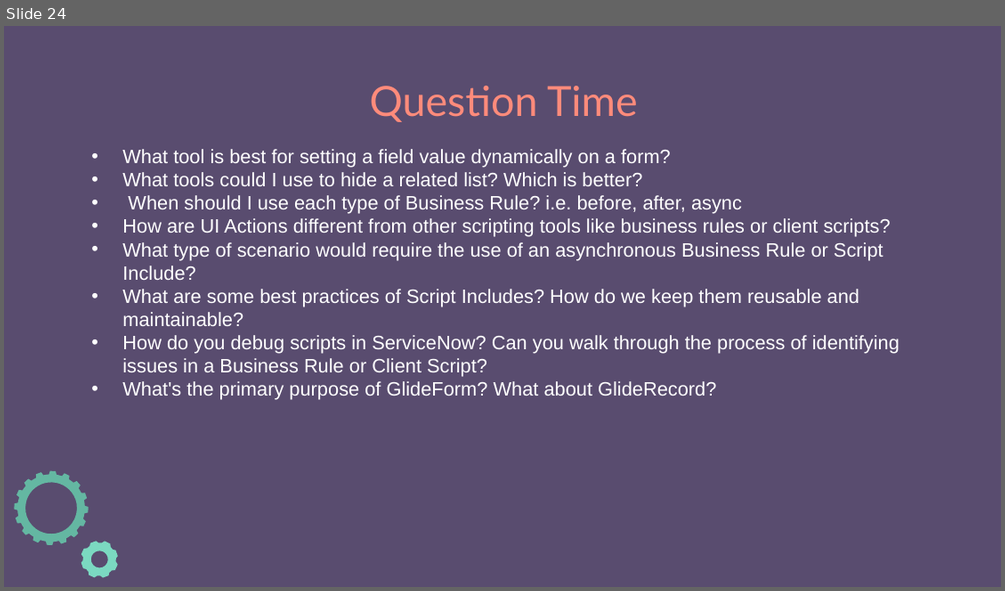
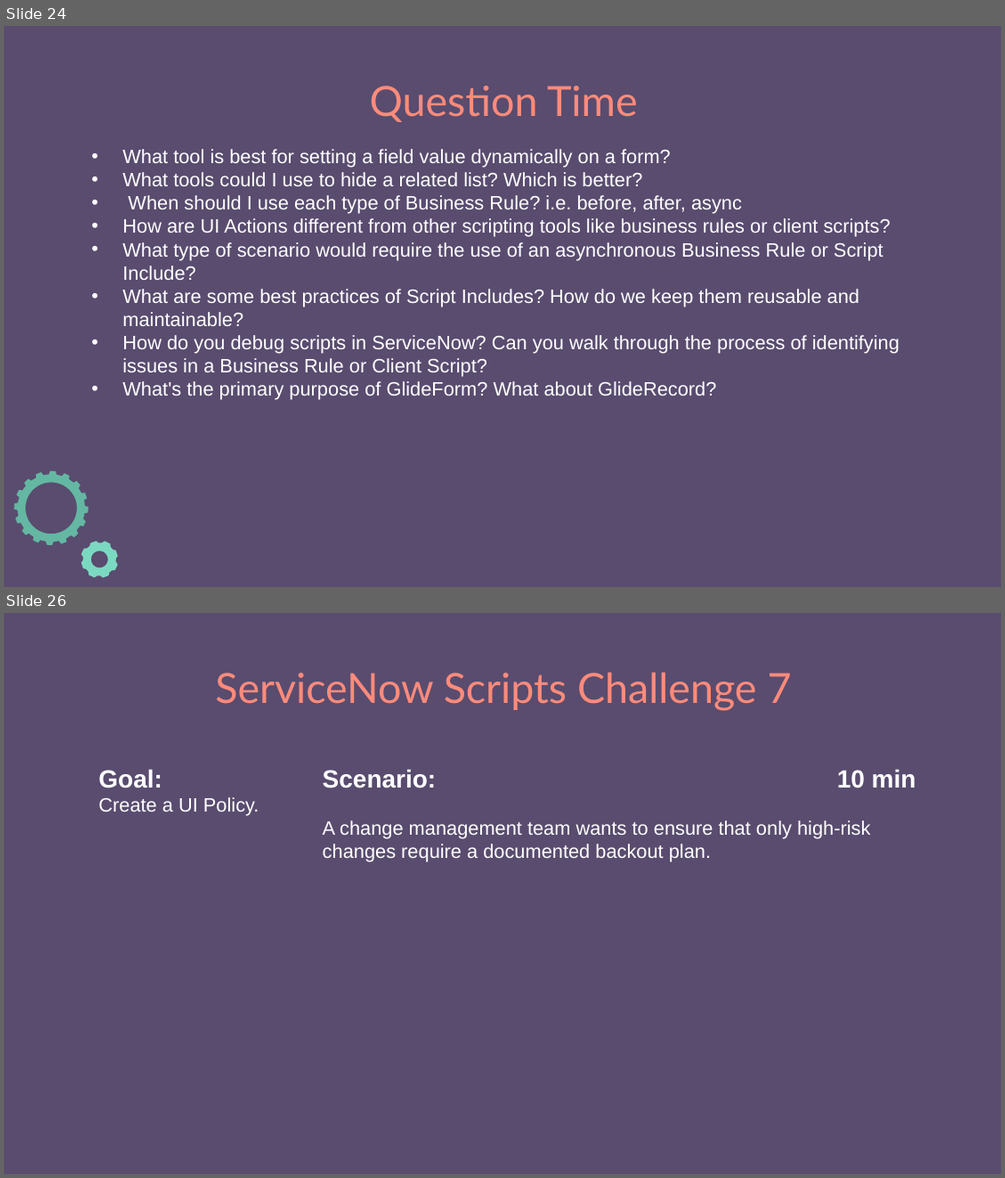
Before and after one commit to e-m-wilson/SNOW, a slide deck: Week_5/SNOW_Scripting.pptx. Shown one above the other, each under a label of ours: slide 24 before the commit, slides 24 and 26 after it; the slides between them are not shown. The pictures are 1005x591 and 1005x1178 pixels, drawn with LibreOffice and Linux fonts; fonts in the diff are those of the drawing. Boxes give left, top, right and bottom in pixels: in the first picture for what was removed or moved away, otherwise in the second. Text is boxed around its words. In the diff, an @@ line names an element or a change of style, - is before the commit and + after.

```diff
--- a/Week_5/SNOW_Scripting.pptx
+++ b/Week_5/SNOW_Scripting.pptx
@@ slide 26 added at (x1=4, y1=613, x2=1001, y2=1174), background #594C6F @@
@@ title added at (x1=215, y1=672, x2=792, y2=711), 30 pt, text #FF8B7B @@
+ServiceNow Scripts Challenge 7
@@ text added at (x1=98, y1=769, x2=259, y2=816), 14 pt, text #FFFFFF @@
+Goal:
+Create a UI Policy.
@@ text added at (x1=323, y1=769, x2=916, y2=862), 14 pt, text #FFFFFF @@
+Scenario: 10 min
+A change management team wants to ensure that only high-risk changes require a documented backout plan.
```
Also in this commit, not shown: 2 slides changed, 5 other slides added, 4 other files.
